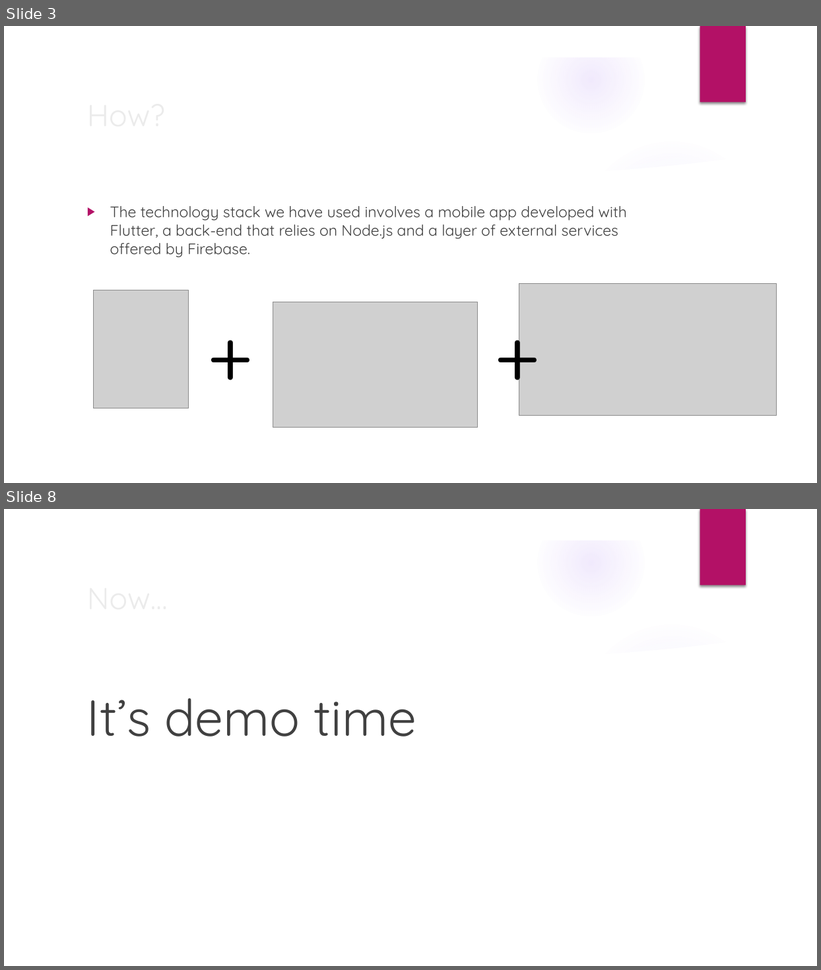
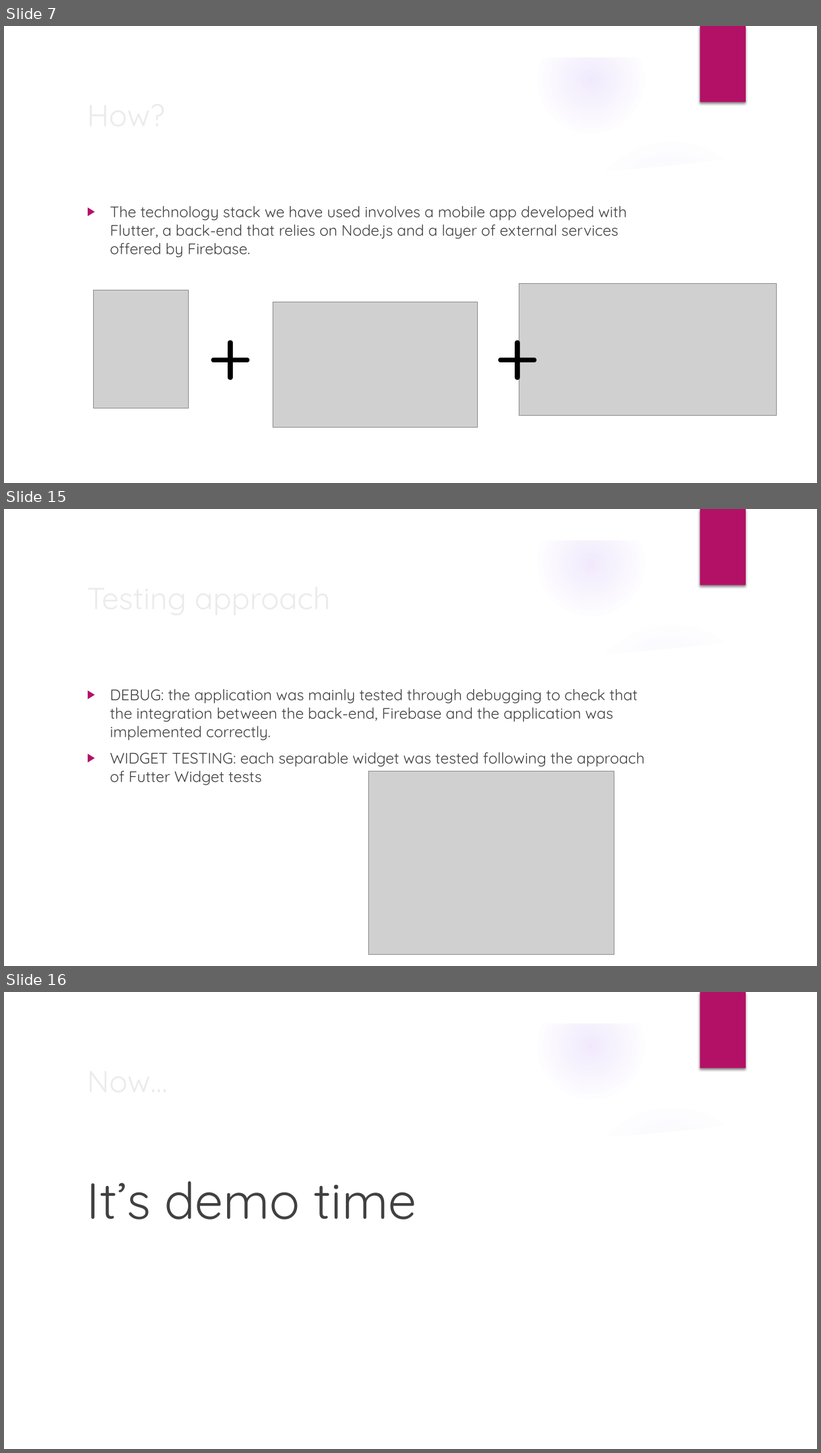
Before and after one commit to fedy97/Baddy-full-stack-app, a slide deck: documentation/Baddy_presentation.pptx. Shown one above the other, each under a label of ours: slides 3 and 8 before the commit, slides 7, 15 and 16 after it; the slides between them are not shown. The pictures are 821x970 and 821x1453 pixels, drawn with LibreOffice and Linux fonts; fonts in the diff are those of the drawing; grey boxes stand for pictures; background and template pictures are left out. Boxes give left, top, right and bottom in pixels: in the first picture for what was removed or moved away, otherwise in the second. Text is boxed around its words. In the diff, an @@ line names an element or a change of style, - is before the commit and + after.

```diff
--- a/documentation/Baddy_presentation.pptx
+++ b/documentation/Baddy_presentation.pptx
@@ slide 15 added at (4, 509, 817, 966), background picture (left out); not listed: 9 template elements that a slide beside it also shows @@
@@ text added at (110, 689, 638, 786), 18 pt, text #404040 @@
+▶ DEBUG: the application was mainly tested through debugging to check that the integration between the back-end, Firebase and the application was implemented correctly.
+▶ WIDGET TESTING: each separable widget was tested following the approach of Futter Widget tests
@@ title added at (172, 753, 645, 767), 36 pt, text #EBEBEB @@
+Testing approach
@@ picture added at (369, 772, 614, 955) @@
@@ what was slide 3 is now slide 7 @@
@@ what was slide 8 is now slide 16 @@
```
Also in this commit, not shown: 3 slides changed, 7 other slides added, 1 other file.
